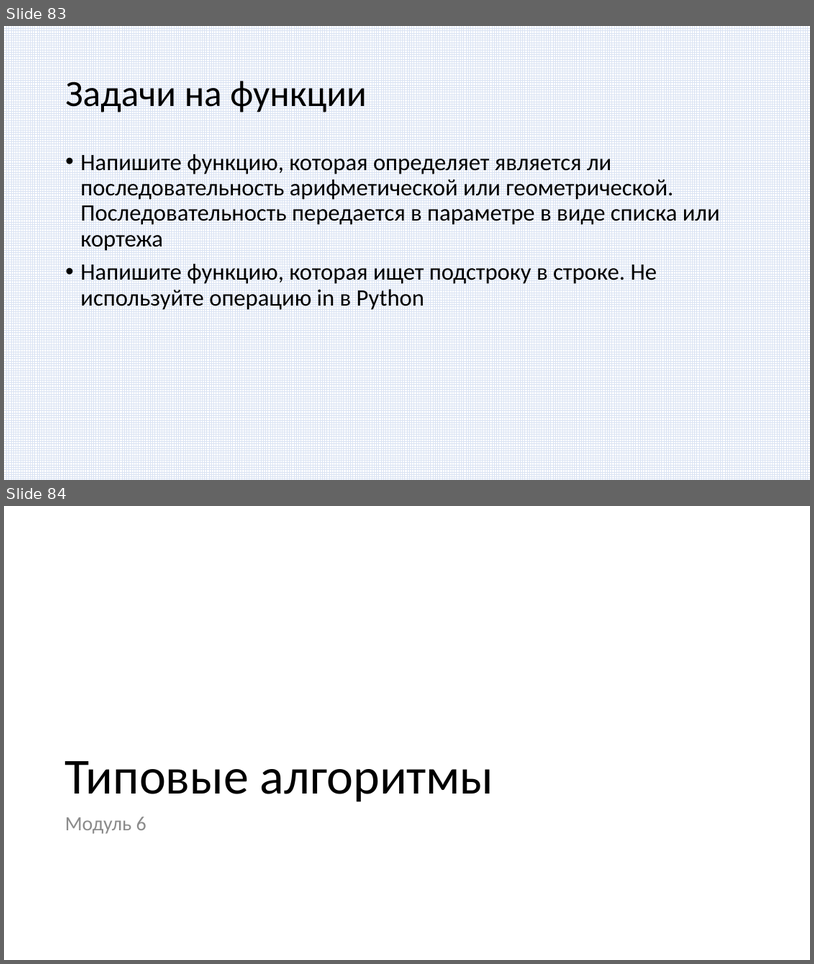
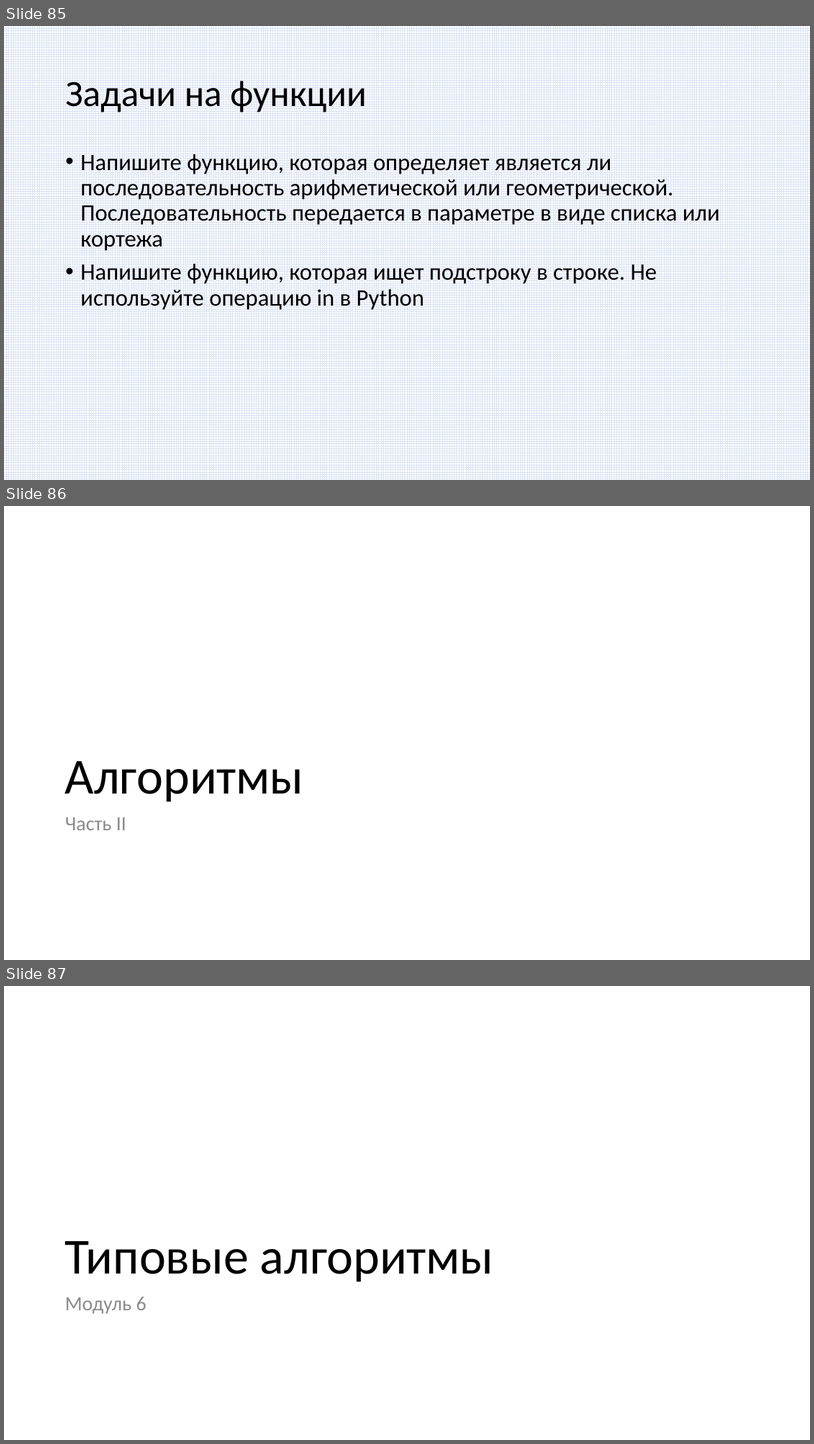
Before and after one commit to paveltsytovich/telegram-course, a slide deck: Presentation/Разработка ботов для телеграмм на Python.pptx. Shown one above the other, each under a label of ours: slides 83 and 84 before the commit, slides 85, 86 and 87 after it. The pictures are 814x964 and 814x1444 pixels, drawn with LibreOffice and Linux fonts; fonts in the diff are those of the drawing. Boxes give left, top, right and bottom in pixels: in the first picture for what was removed or moved away, otherwise in the second. Text is boxed around its words. In the diff, an @@ line names an element or a change of style, - is before the commit and + after.

```diff
--- a/Presentation/Разработка ботов для телеграмм на Python.pptx
+++ b/Presentation/Разработка ботов для телеграмм на Python.pptx
@@ slide 86 added at (4,506,810,960), background #FFFFFF @@
@@ title added at (65,761,304,802), 60 pt, text #000000 @@
+Алгоритмы
@@ text added at (65,817,126,830), 24 pt, text #8C8C8C @@
+Часть II
@@ what was slide 83 is now slide 85 @@
@@ what was slide 84 is now slide 87 @@
```
Also in this commit, not shown: 2 slides changed, 1 other slide added.
